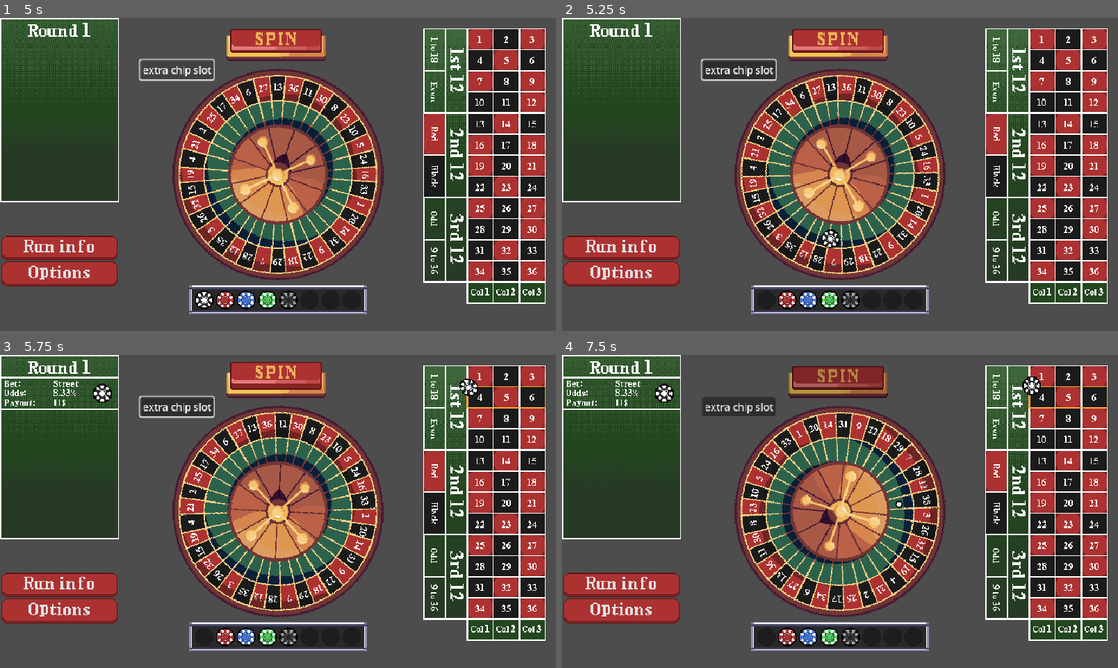
Above: before the commit, frames 1-4 (two rows, left to right).
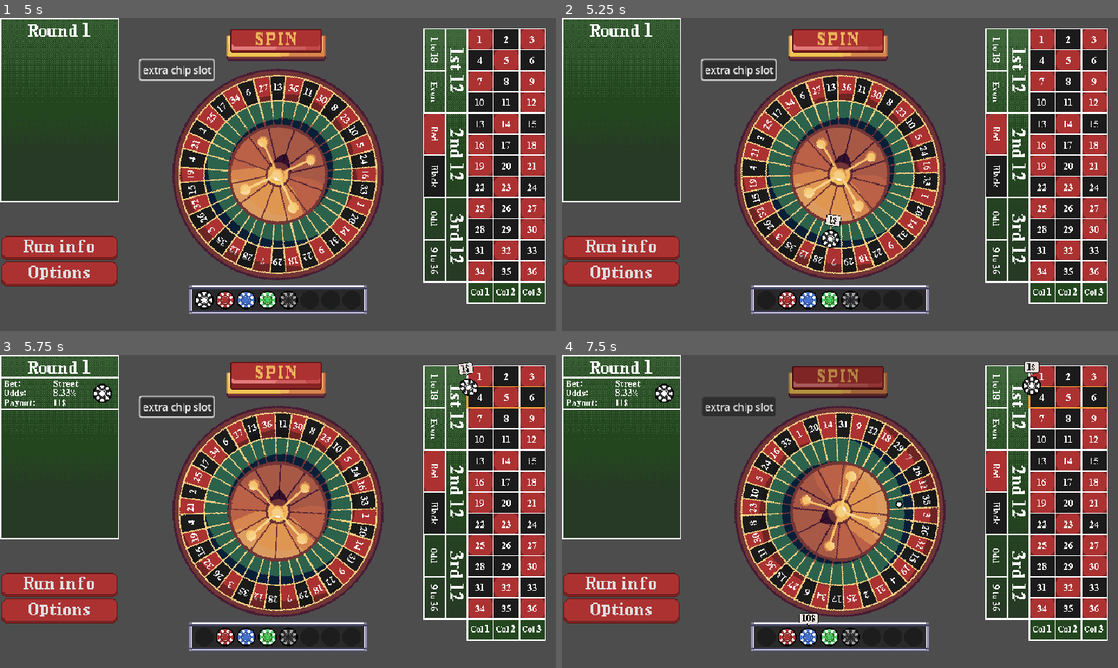
Above: after the commit, the same moments.

Repository: wonderdip/roulette-roguelike
Game: Godot game, scene res://scenes/roulette.tscn
Two runs of this game, one before a commit and one after it. Both use one fixed random seed, a clock stepped at 60 frames per second and the inputs below.
Inputs (mouse positions are in pixels of both pictures, inside the frame that each line leads up to):
- Up to frame 1 (5 s): click "Run info" at 0.5 s; click "extra chip slot" at 1.25 s; click "Run info" at 2 s; click "extra chip slot" at 2.75 s; click "Run info" at 3.5 s; click "extra chip slot" at 4.25 s
- Up to frame 2 (5.25 s): drag from (767, 299) to (1040, 39) at 5.02 s
- Up to frame 3 (5.75 s): no input
- Up to frame 4 (7.5 s): click (840, 380) at 5.75 s; drag from (789, 636) to (1040, 376) at 6.52 s; move the mouse to (806, 636) at 7.27 s; click (806, 636) at 7.42 s

Frame 1 is identical in both runs. In frame 2, 0.1% of the frame differs, in the area x 47-51%, y 62-68%; in frame 3, 0.1%; in frame 4, 0.2%, in the area x 42-86%, y 2-87%.

Commit message:
chip value pop ups

Diff:
--- a/scenes/poker_chip.tscn
+++ b/scenes/poker_chip.tscn
@@ -13,6 +13,9 @@
 [ext_resource type="AudioStream" uid="uid://dxwkm8ob6qdwt" path="res://Assets/sfx/chip sfx/chip_pickup6.wav" id="8_6vomn"]
 [ext_resource type="Shader" uid="uid://bb68d43o3iiyg" path="res://shaders/palette_swap.gdshader" id="11_6vomn"]
 [ext_resource type="Texture2D" uid="uid://cxoq5toyvhn1m" path="res://Assets/poker_chips/original_palette.png" id="12_x2t64"]
+[ext_resource type="FontFile" uid="uid://rkcb8hktwivk" path="res://fonts/Pixel TimesB.ttf" id="14_s1qk5"]
+[ext_resource type="Texture2D" uid="uid://bdlmgw60hnrxn" path="res://Assets/popup.png" id="15_3ux1q"]
+[ext_resource type="Texture2D" uid="uid://7ffcfhvt8fue" path="res://Assets/popup_arrow.png" id="16_tmpce"]
 
 [sub_resource type="ShaderMaterial" id="ShaderMaterial_x2t64"]
 shader = ExtResource("11_6vomn")
@@ -105,6 +108,69 @@
 texture = ExtResource("2_6m1hv")
 hframes = 4
 
+[node name="Popup" type="Control" parent="Sprite2D"]
+unique_name_in_owner = true
+z_index = 3
+layout_mode = 3
+anchors_preset = 8
+anchor_left = 0.5
+anchor_top = 0.5
+anchor_right = 0.5
+anchor_bottom = 0.5
+offset_left = -35.0
+offset_top = -51.0
+offset_right = 5.0
+offset_bottom = -39.0
+grow_horizontal = 2
+grow_vertical = 2
+
+[node name="ValueLabel" type="Label" parent="Sprite2D/Popup"]
+unique_name_in_owner = true
+layout_mode = 1
+anchors_preset = 8
+anchor_left = 0.5
+anchor_top = 0.5
+anchor_right = 0.5
+anchor_bottom = 0.5
+offset_left = -7.0
+offset_top = -5.5
+offset_right = 7.0
+offset_bottom = 5.5
+grow_horizontal = 2
+grow_vertical = 2
+theme_override_colors/font_color = Color(0, 0, 0, 1)
+theme_override_fonts/font = ExtResource("14_s1qk5")
+theme_override_font_sizes/font_size = 8
+text = "$5"
+horizontal_alignment = 1
+vertical_alignment = 1
+
+[node name="PopupRect" type="NinePatchRect" parent="Sprite2D/Popup"]
+unique_name_in_owner = true
+z_index = -1
+layout_mode = 1
+anchors_preset = 8
+anchor_left = 0.5
+anchor_top = 0.5
+anchor_right = 0.5
+anchor_bottom = 0.5
+offset_left = -15.0
+offset_top = -9.0
+offset_right = 15.0
+offset_bottom = 9.0
+grow_horizontal = 2
+grow_vertical = 2
+texture = ExtResource("15_3ux1q")
+patch_margin_left = 3
+patch_margin_top = 3
+patch_margin_right = 3
+patch_margin_bottom = 3
+
+[node name="Sprite2D" type="Sprite2D" parent="Sprite2D/Popup"]
+position = Vector2(20, 16.5)
+scale = Vector2(1, 0.99999994)
+texture = ExtResource("16_tmpce")
+
 [node name="PickUpArea" type="Area2D" parent="."]
 unique_name_in_owner = true
 
@@ -129,3 +195,6 @@
 pitch_scale = 1.05
 
 [connection signal="area_entered" from="PickUpArea" to="." method="_on_area_2d_area_entered"]
+[connection signal="input_event" from="PickUpArea" to="." method="_on_input_event"]
+[connection signal="mouse_entered" from="PickUpArea" to="." method="_on_pick_up_area_mouse_entered"]
+[connection signal="mouse_exited" from="PickUpArea" to="." method="_on_pick_up_area_mouse_exited"]
--- a/scripts/poker_chip.gd
+++ b/scripts/poker_chip.gd
@@ -15,14 +15,25 @@
 
 func _ready() -> void:
 	%PickUpArea.input_pickable = true
-	%PickUpArea.connect("input_event", _on_input_event)
 	_apply_palette()
+	collect_slots()
 
+	%Popup.hide()
+	var old_width = %PopupRect.size.x
+
+	%ValueLabel.text = "%d$" % get_chip_value()
+	await get_tree().process_frame
+	var new_width = %ValueLabel.size.x + 10
+	%PopupRect.size.x = new_width
+
+	var diff = new_width - old_width
+	%PopupRect.position.x -= diff / 2.0
+
+func collect_slots():
 	for slot in get_tree().get_nodes_in_group("chip_slots"):
 		if slot.slot_number == chip_type + 1:
 			home_slot = slot
 			slot.chip = self
-
 
 func _apply_palette() -> void:
 	if Global.chip_palettes.is_empty():
@@ -124,6 +135,7 @@
 		overlay.highlight_zones(zones)
 
 func _return_to_case() -> void:
+	%Popup.hide()
 	home_slot.chip_in = true
 	var tween = create_tween()
 	tween.tween_property(self, "global_position", home_slot.global_position, 0.3).set_trans(Tween.TRANS_SPRING).set_ease(Tween.EASE_OUT)
@@ -151,3 +163,10 @@
 		Global.BetType.FIRST_12, Global.BetType.SECOND_12, Global.BetType.THIRD_12: return 5
 		Global.BetType.COLUMN_1, Global.BetType.COLUMN_2, Global.BetType.COLUMN_3: return 4
 		_: return 1
+
+func _on_pick_up_area_mouse_entered() -> void:
+	%Popup.show()
+
+func _on_pick_up_area_mouse_exited() -> void:
+	if not dragging:
+		%Popup.hide()
Binary file added: Assets/popup.png
Not shown, added: Assets/popup.png.import
Binary file added: Assets/popup_arrow.png
Not shown, added: Assets/popup_arrow.png.import
Not shown: 1 places in scenes/poker_chip.tscn that only renumber resources
